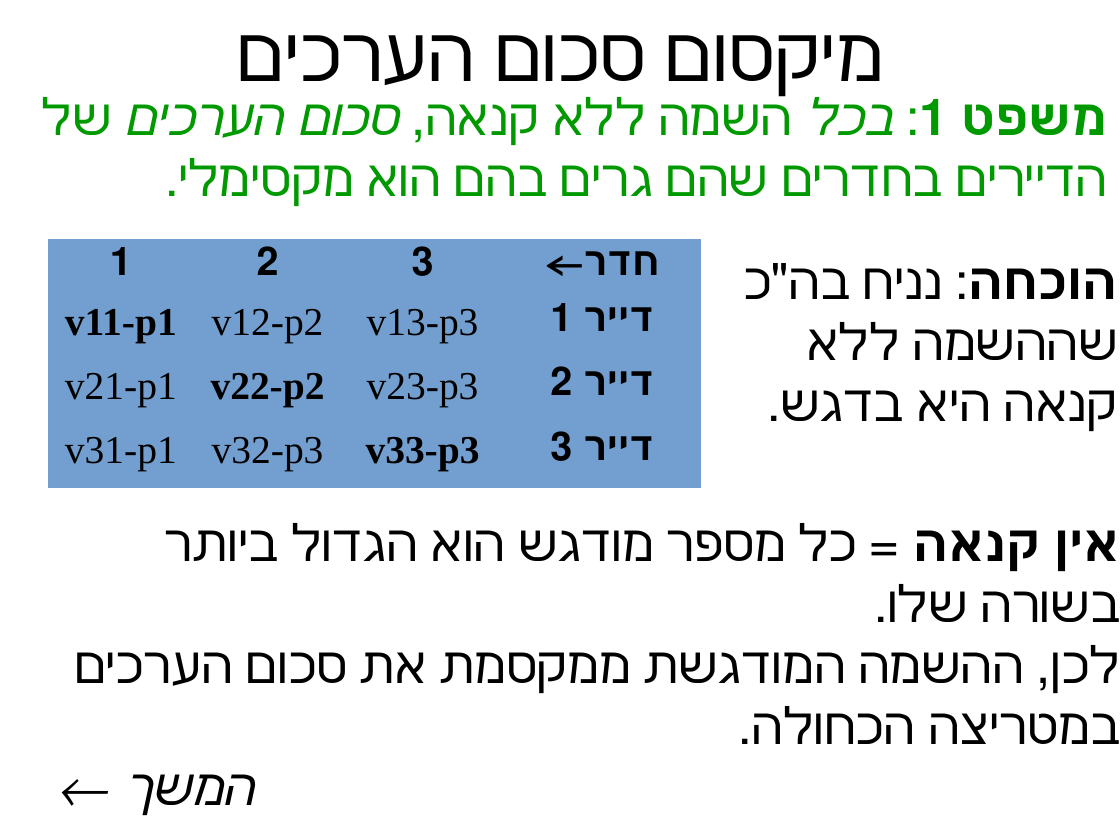
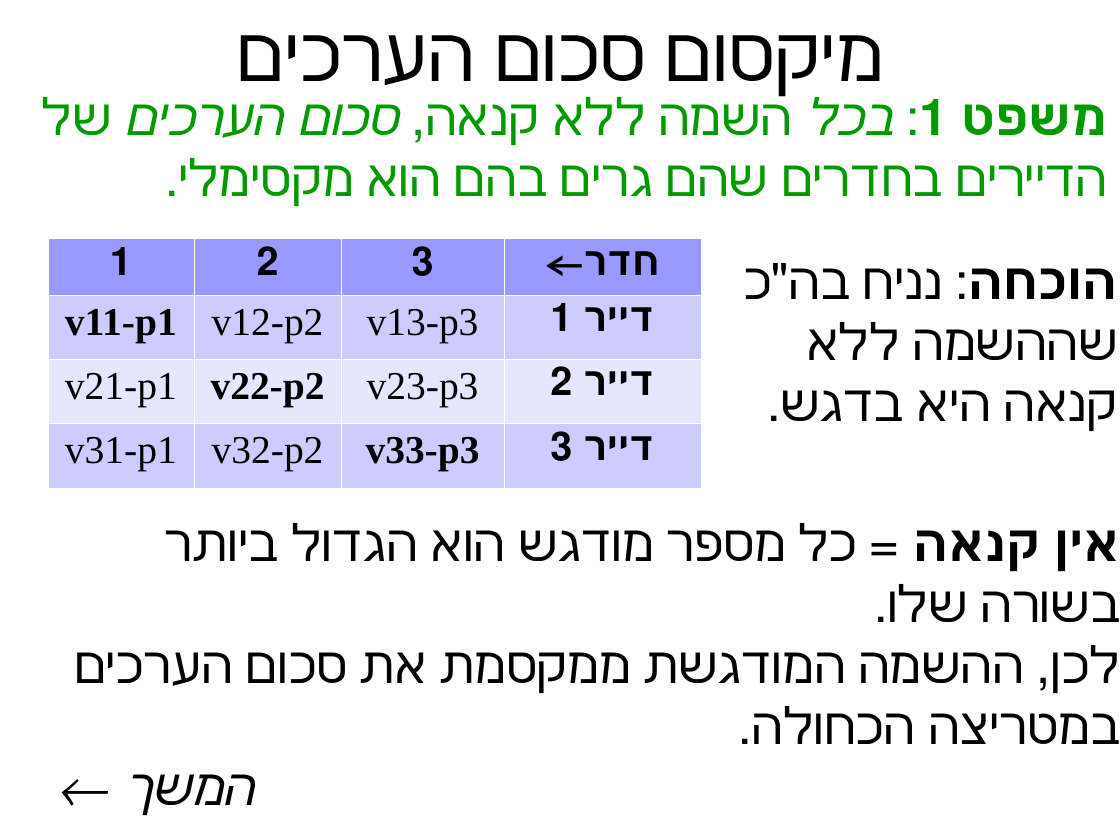
Before and after one commit to erelsgl-at-ariel/algorithms-5782, a slide deck: slide 14 of 03-rental-harmony/slides-1-rent.odp. Drawn at 1120x840 pixels with LibreOffice and Linux fonts; fonts in the diff are those of the drawing. Boxes give left, top, right and bottom in pixels: in the first picture for what was removed or moved away, otherwise in the second. Text is boxed around its words. In the diff, an @@ line names an element or a change of style, - is before the commit and + after.

```diff
--- a/03-rental-harmony/slides-1-rent.odp
+++ b/03-rental-harmony/slides-1-rent.odp
@@ table at box(48, 239, 701, 488) @@
-row 4, column 2: v32-p3
+row 4, column 2: v32-p2
@@ fill #729FCF to #9999FF in row 1 @@
@@ fill #729FCF to #CCCCFF in 8 cells @@
@@ fill #729FCF to #E6E6FF in row 3 @@
@@ borders changed @@
```
Also in this commit, not shown: 8 other slides changed, 8 other files.
